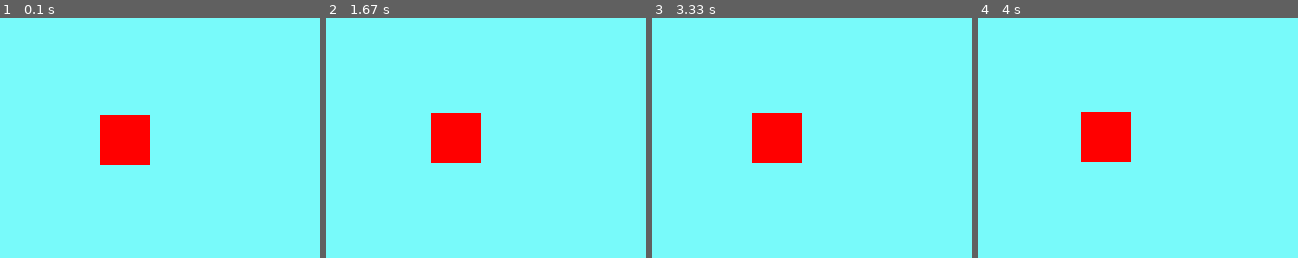
Above: before the commit, frames 1-4 (left to right).
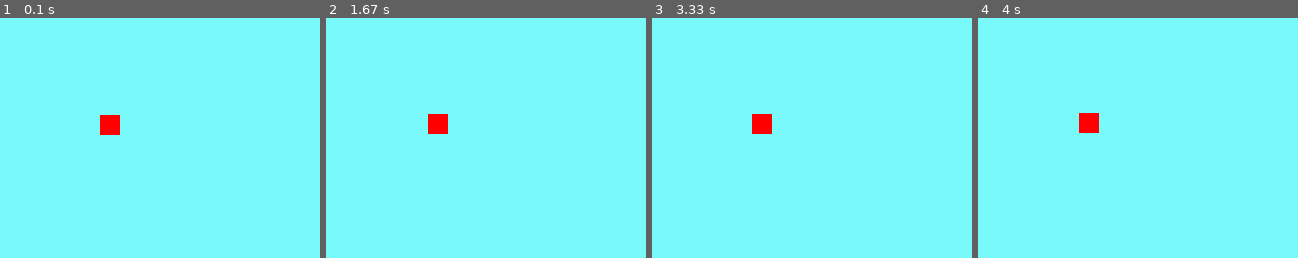
Above: after the commit, the same moments.

Repository: Keller-Javi/First-Game-in-Pygames
Game: pygame game, started from main.py
The game is run twice, just before and just after one commit, with the same random seed, the same clock (stepped at 60 frames per second) and the same inputs.
Inputs:
- Up to frame 1 (0.1 s): no input
- Up to frame 2 (1.67 s): hold D 0.33-0.8 s; hold W 0.83-1.13 s; hold D 1.17-1.63 s
- Up to frame 3 (3.33 s): hold A 1.67-2.2 s; hold S 2.23-2.53 s; hold A 2.57-2.97 s; hold W from 3 s (still down)
- Up to frame 4 (4 s): release W at 3.37 s; hold D from 3.4 s (still down)
The pictures show only the part of the screen within x 0-50%, y 1-51%; the shares and areas given below are measured in that part.

The runs differ from the first frame. In frame 1, 2.7% of the frame differs, in the area x 31-47%, y 40-62%; in frame 2, 2.9%, in the area x 31-49%, y 39-61%; in frame 3, 2.7%; in frame 4, 2.8%.

Commit message:
El cuadrado se mueve pero con clases

Diff:
--- /dev/null
+++ b/class_player.py
@@ -0,0 +1,42 @@
+import pygame, sys
+from pygame.locals import *
+
+class class_player:
+    _pos = [100,100]
+    _vect_dir = [0,0]
+
+    def __init__(self, size):
+        self._size = size
+
+    def player_Draw(self):  #color, (pos_x, pos_y, alto, ancho)
+        return (self._pos[0], self._pos[1], self._size, self._size)
+
+    def movement (self, speed):
+        if pygame.key.get_pressed()[K_w]: # Direction of rect in Y axis
+            self._vect_dir[1] = -1
+        elif pygame.key.get_pressed()[K_s]:
+            self._vect_dir[1] = 1
+        else:
+            self._vect_dir[1] = 0
+
+        if pygame.key.get_pressed()[K_a]: # Direction of rect in X axis
+            self._vect_dir[0] = -1
+        elif pygame.key.get_pressed()[K_d]:
+            self._vect_dir[0] = 1
+        else:
+            self._vect_dir[0] = 0
+
+        self._pos[0] += self._vect_dir[0]*speed # Apply the movemento to the position
+        self._pos[1] += self._vect_dir[1]*speed
+
+
+    def exit_window(self, width, height):
+        if self._pos[0] > width+self._size: # If player exit the window in axis X
+            self._pos[0] = -self._size
+        elif self._pos[0] < -self._size:
+            self._pos[0] = width+self._size
+
+        if self._pos[1] > height+self._size: # If player exit the window in axis Y
+            self._pos[1] = -self._size
+        elif self._pos[1] < -self._size:
+            self._pos[1] = height+self._size
--- a/main.py
+++ b/main.py
@@ -1,23 +1,29 @@
 import pygame, sys
+
 from pygame.locals import *
 
-size_of_screen = width, height = 640, 480
+from class_player import class_player
+
+
+
 
 pygame.init()
 
-
 """     Screen    """
 pygame.display.set_caption("Game XD")
+size_of_screen = width, height = 640, 480
 screen = pygame.display.set_mode((size_of_screen))
 background_color = (120,250,250)
 
 
 """     Variables used in game      """
 color = (255,0,0)
+size_of_player = 20
+speed = 0.05
 
-speed = 0.1
-pos = [100,100]
-vect_dir = [0,0]
+
+player = class_player(size_of_player)
+
 
 while True:
     pygame.display.update()
@@ -29,21 +35,12 @@
 
     screen.fill(background_color) # Set the background color
 
-    pygame.draw.rect(screen, color, (pos[0], pos[1], 50, 50)) # rect(Donde se dibuja, color, (pos_x, pos_y, alto, ancho))
 
-    if pygame.key.get_pressed()[K_w]: # Direction of rect in Y axis
-        vect_dir[1] = -1
-    elif pygame.key.get_pressed()[K_s]:
-        vect_dir[1] = 1
-    else:
-        vect_dir[1] = 0
+    pygame.draw.rect(screen, color, player.player_Draw()) # Draw the player                             rect(Donde se dibuja, color, (pos_x, pos_y, alto, ancho))
+    player.movement(speed)              # Call a movement of the player
+    player.exit_window(width, height)   # Check if the player exited the window
 
-    if pygame.key.get_pressed()[K_a]: # Direction of rect in X axis
-        vect_dir[0] = -1
-    elif pygame.key.get_pressed()[K_d]:
-        vect_dir[0] = 1
-    else:
-        vect_dir[0] = 0
+    """if pygame.mouse.get_pressed() == (1,0,0):
+        print("Fire!")
 
-    pos[0] += vect_dir[0]*speed # Apply the movemento to the position
-    pos[1] += vect_dir[1]*speed
+    print(pygame.mouse.get_pos())"""
